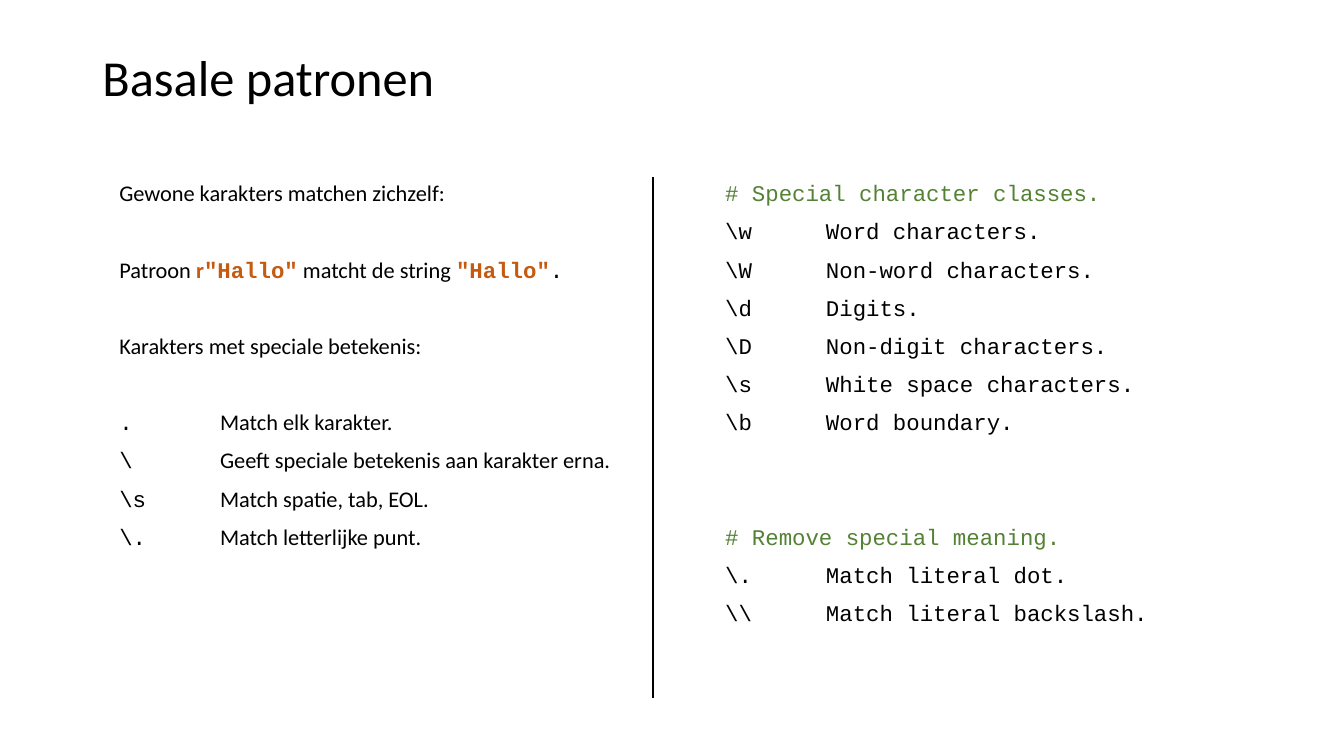
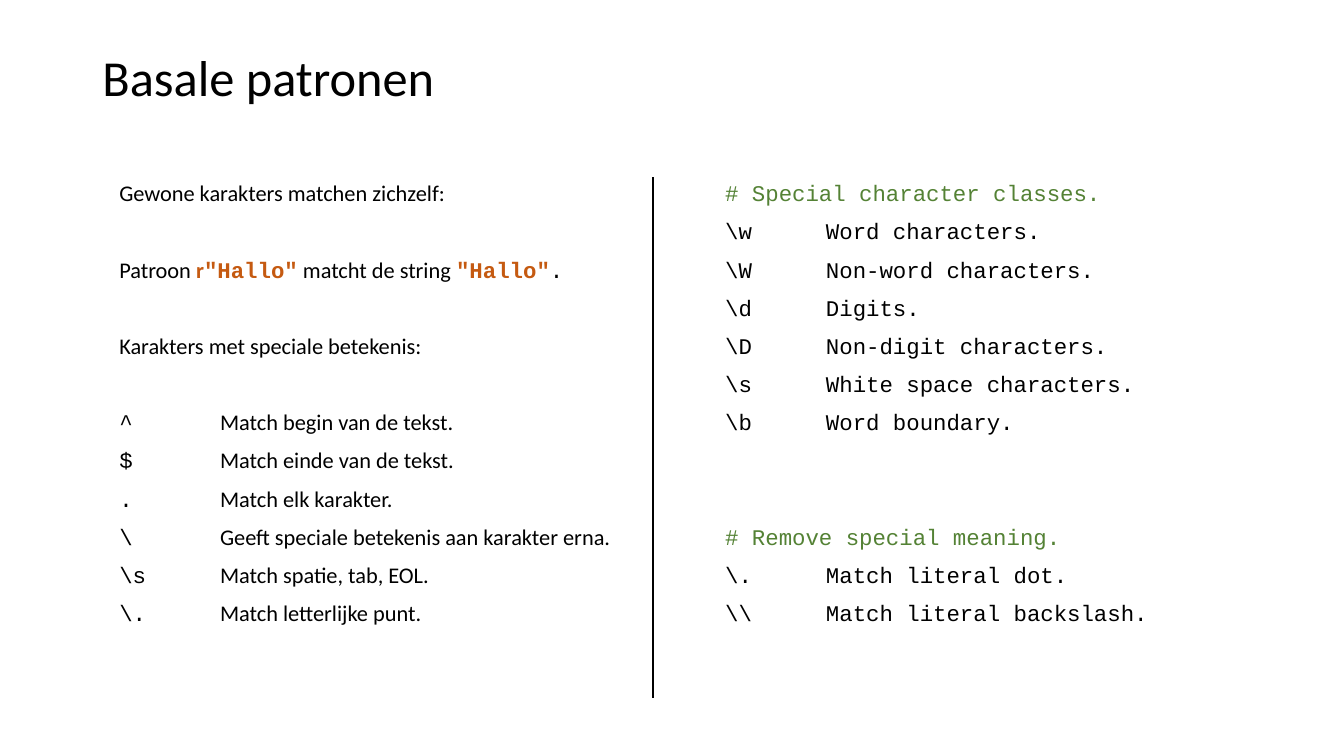
Before and after one commit to LFKoning/knowledge-sharing, a slide deck: slide 18 of python_trainees/5_nlp/python_traineeship_5.pptx. Drawn at 1344x756 pixels with LibreOffice and Linux fonts; fonts in the diff are those of the drawing. Boxes give left, top, right and bottom in pixels: in the first picture for what was removed or moved away, otherwise in the second. Text is boxed around its words. In the diff, an @@ line names an element or a change of style, - is before the commit and + after.

```diff
--- a/python_trainees/5_nlp/python_traineeship_5.pptx
+++ b/python_trainees/5_nlp/python_traineeship_5.pptx
@@ text at (x1=220, y1=414, x2=454, y2=468): paragraphs added @@
+^ Match begin van de tekst.
+$ Match einde van de tekst.
```
Also in this commit, not shown: 6 other slides changed, 1 slide added, 1 slide removed, 5 other files.
